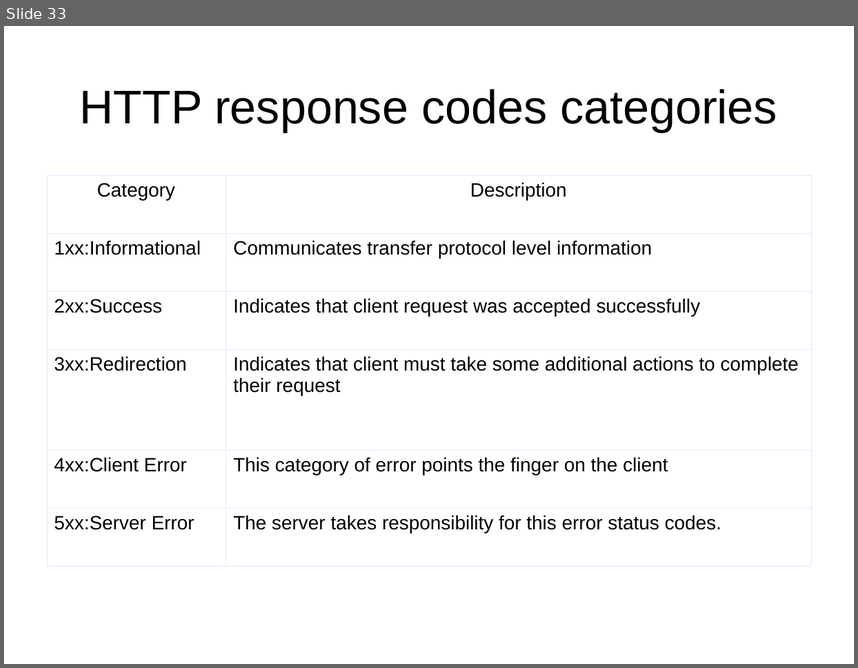
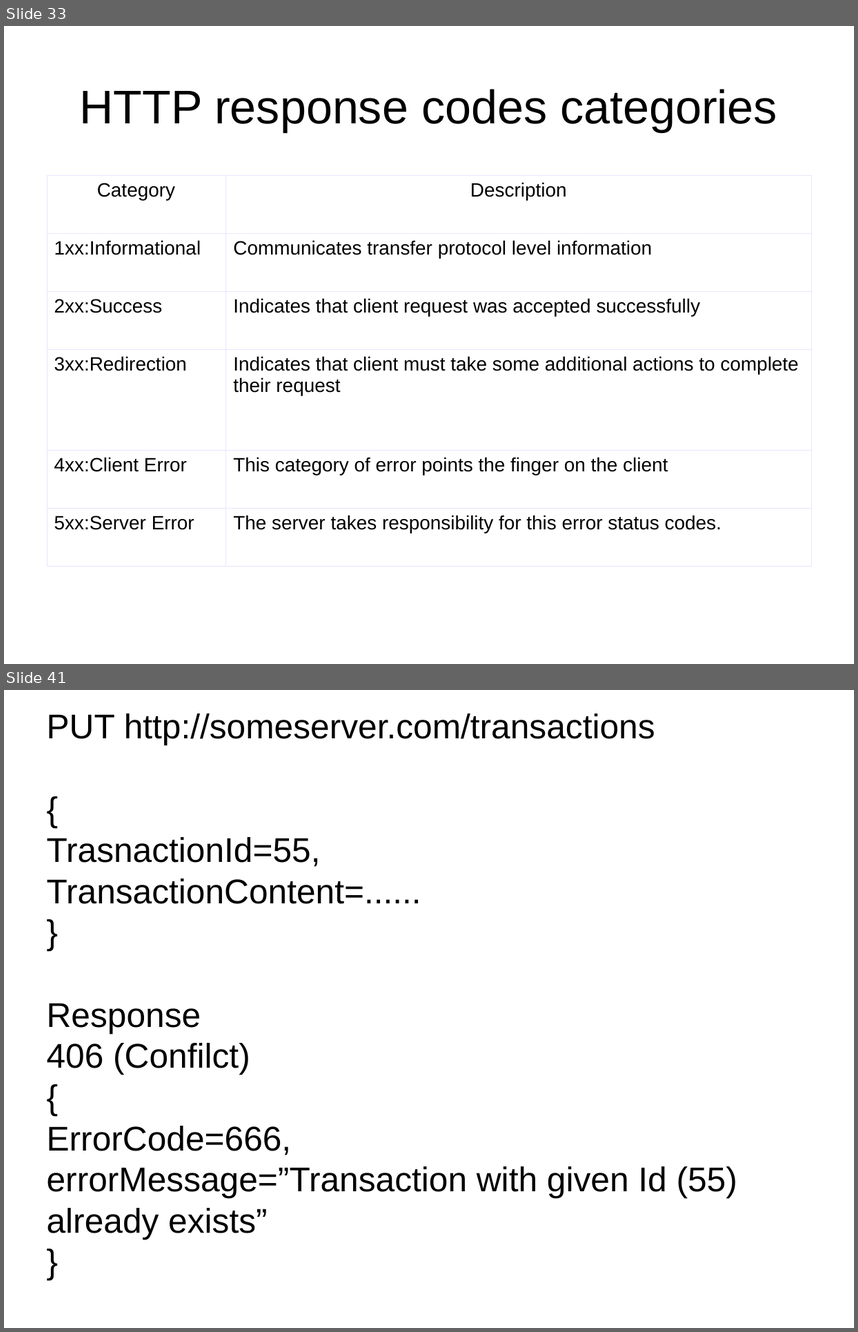
Before and after one commit to netzu/rest-presentation, a slide deck: RestfulFundaments.odp. Shown one above the other, each under a label of ours: slide 33 before the commit, slides 33 and 41 after it; the slides between them are not shown. The pictures are 858x668 and 858x1332 pixels, drawn with LibreOffice and Linux fonts; fonts in the diff are those of the drawing. Boxes give left, top, right and bottom in pixels: in the first picture for what was removed or moved away, otherwise in the second. Text is boxed around its words. In the diff, an @@ line names an element or a change of style, - is before the commit and + after.

```diff
--- a/RestfulFundaments.odp
+++ b/RestfulFundaments.odp
@@ slide 41 added at (x1=4, y1=690, x2=854, y2=1328), background #FFFFFF @@
@@ subtitle added at (x1=47, y1=713, x2=737, y2=1239), 32 pt, text #000000 @@
+PUT http://someserver.com/transactions
+{
+TrasnactionId=55,
+TransactionContent=......
+}
+Response
+406 (Confilct)
+{
+ErrorCode=666,
+errorMessage=”Transaction with given Id (55) already exists”
+}
```
Also in this commit, not shown: 2 slides changed, 16 other slides added, 1 other file.
